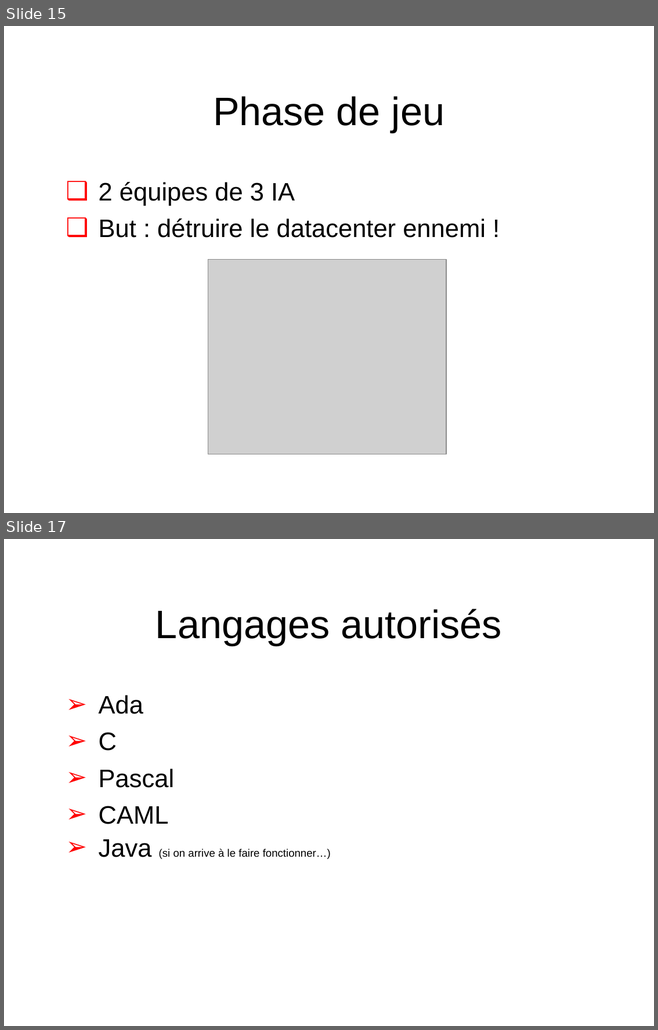
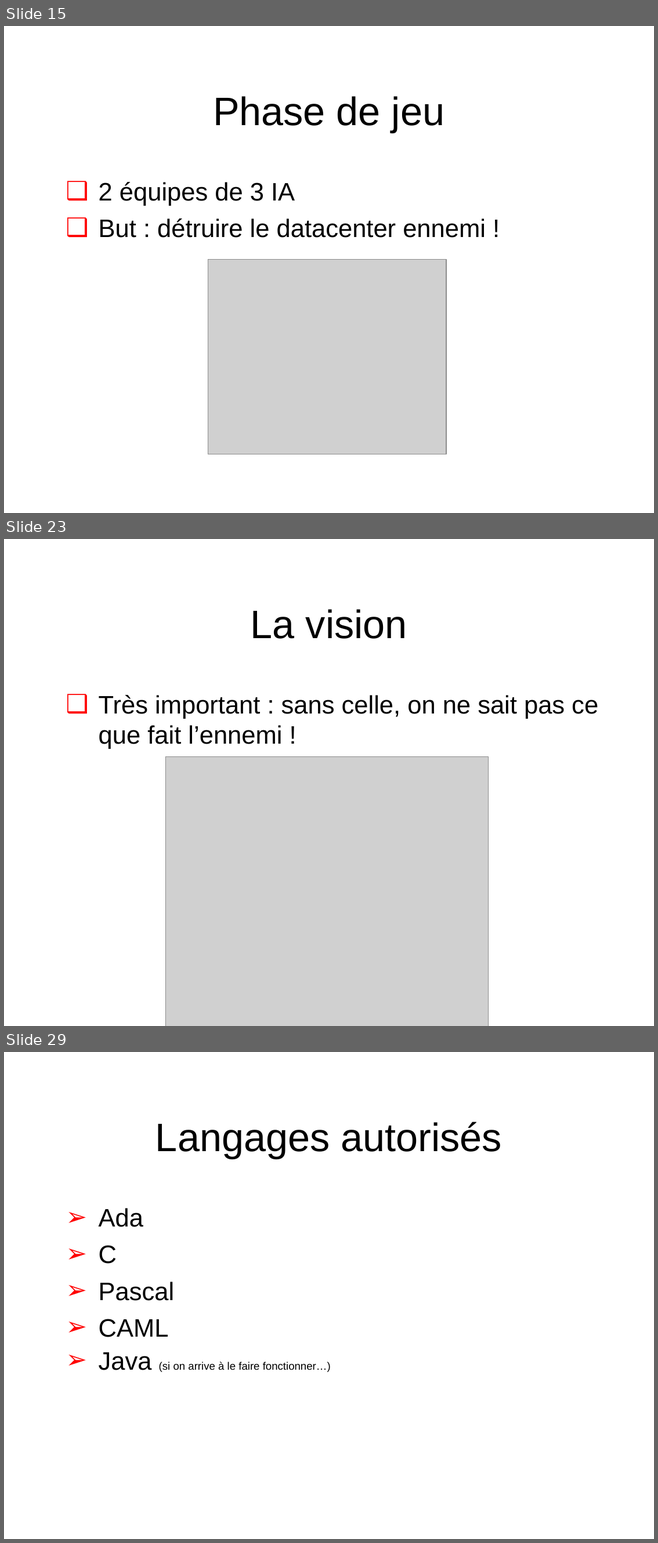
Before and after one commit to Scriptopathe/codinsa2015, a slide deck: Doc/Cod-INSA_Finale.ppt. Shown one above the other, each under a label of ours: slides 15 and 17 before the commit, slides 15, 23 and 29 after it; the slides between them are not shown. The pictures are 658x1030 and 658x1543 pixels, drawn with LibreOffice and Linux fonts; fonts in the diff are those of the drawing; grey boxes stand for pictures; background and template pictures are left out. Boxes give left, top, right and bottom in pixels: in the first picture for what was removed or moved away, otherwise in the second. Text is boxed around its words. In the diff, an @@ line names an element or a change of style, - is before the commit and + after.

```diff
--- a/Doc/Cod-INSA_Finale.ppt
+++ b/Doc/Cod-INSA_Finale.ppt
@@ slide 23 added at box(4, 539, 654, 1026), background #FFFFFF; not listed: 1 template element that a slide beside it also shows @@
@@ title added at box(250, 609, 407, 639), 44 pt, text #000000 @@
+La vision
@@ text added at box(99, 695, 598, 749), 28 pt, text #000000 @@
+  ❑ Très important : sans celle, on ne sait pas ce que fait l’ennemi !
@@ picture added at box(166, 756, 489, 1026) @@
@@ what was slide 17 is now slide 29 @@
```
Also in this commit, not shown: 1 slide changed, 11 other slides added, 26 other files.
